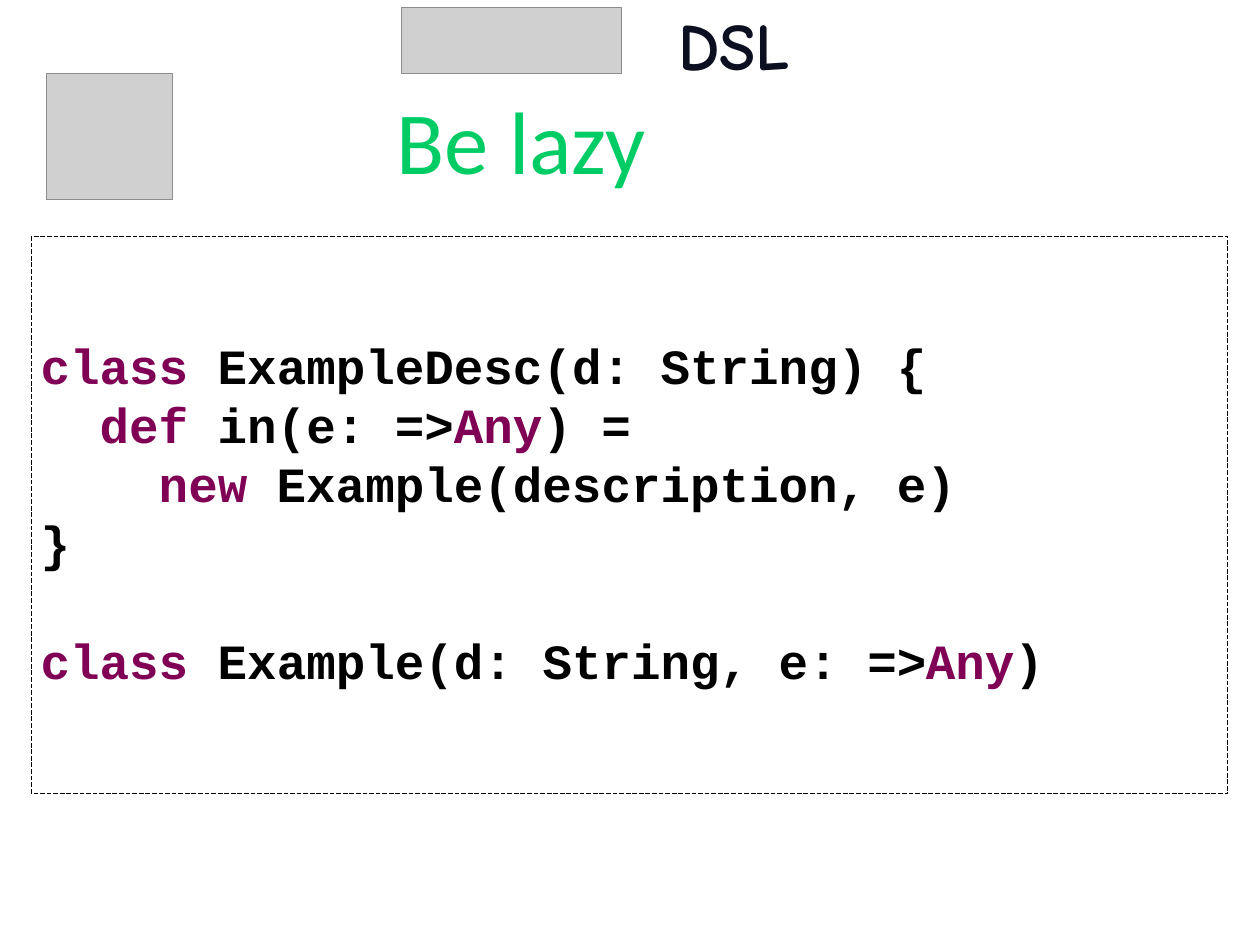
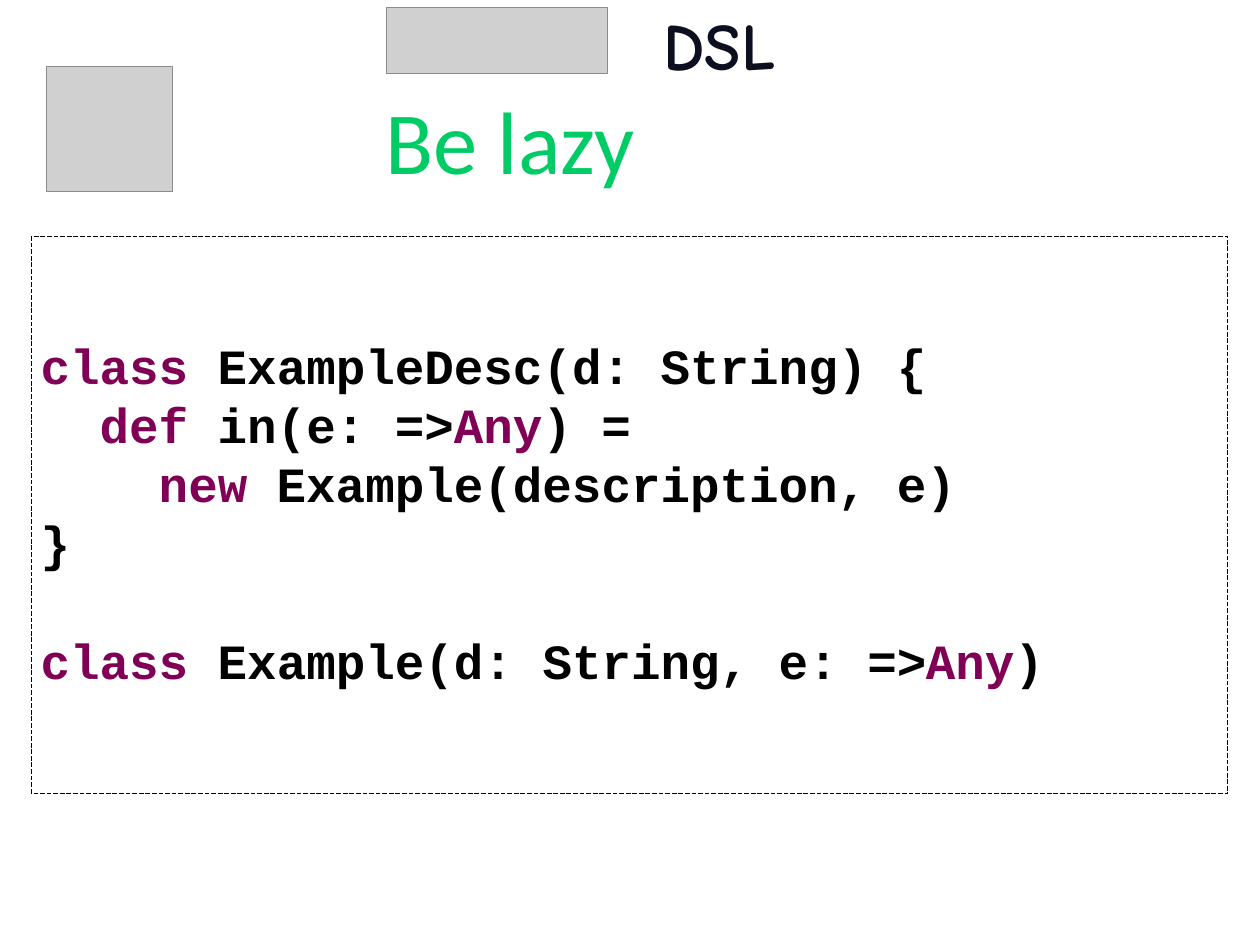
Before and after one commit to etorreborre/oscon-2010, a slide deck: slide 52 of src/main/resources/oscon_2010_specs.pptx. Drawn at 1260x945 pixels with LibreOffice and Linux fonts; fonts in the diff are those of the drawing; grey boxes stand for pictures; background and template pictures are left out. Boxes give left, top, right and bottom in pixels: in the first picture for what was removed or moved away, otherwise in the second. Text is boxed around its words. In the diff, an @@ line names an element or a change of style, - is before the commit and + after.

```diff
--- a/src/main/resources/oscon_2010_specs.pptx
+++ b/src/main/resources/oscon_2010_specs.pptx
@@ title "DSL": place and size @@
-title "DSL" at box(678, 25, 790, 71)
+title "DSL" at box(663, 25, 775, 71)
@@ picture: place and size @@
-picture at box(401, 7, 622, 73)
+picture at box(386, 7, 607, 73)
@@ picture: place and size @@
-picture at box(47, 74, 173, 199)
+picture at box(47, 66, 173, 192)
@@ text "Be lazy": place and size @@
-text "Be lazy" at box(397, 112, 646, 189)
+text "Be lazy" at box(386, 112, 635, 189)
```
Also in this commit, not shown: 47 other slides changed, 1 slide removed.
